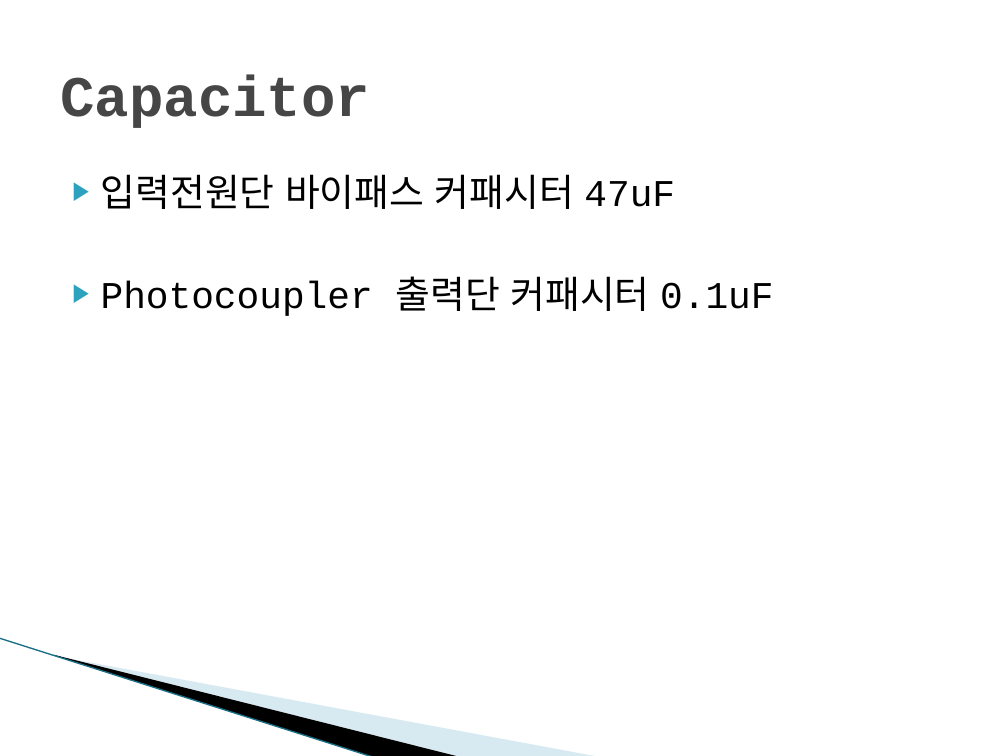
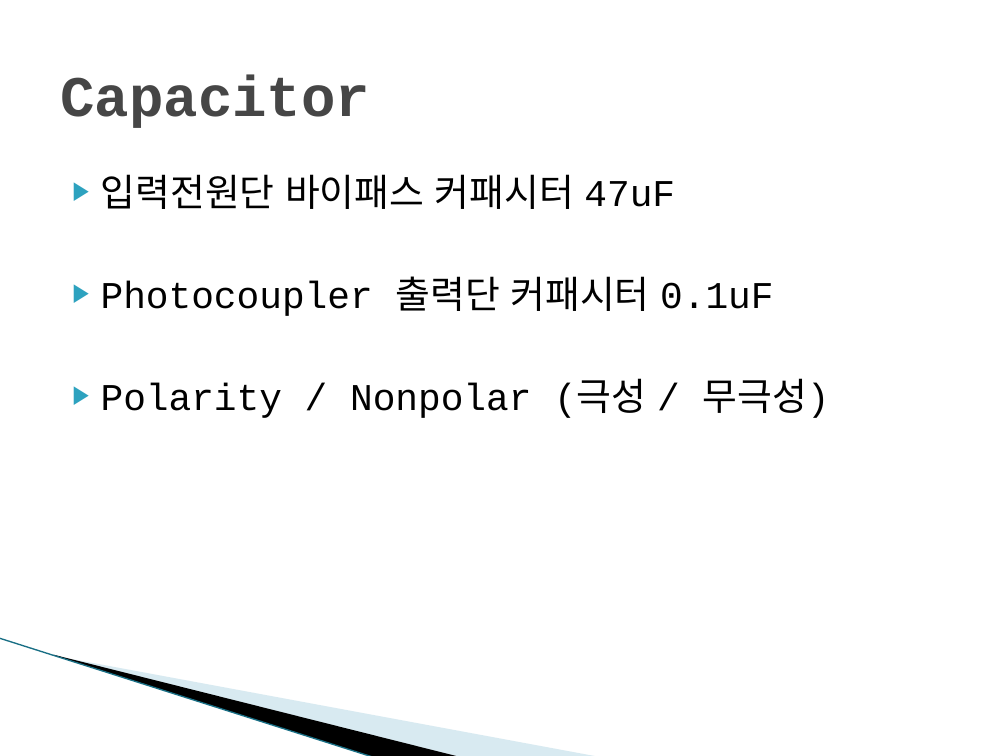
Before and after one commit to zerosaeng2/doc, a slide deck: slide 6 of EET. Presentation & Summary/회로설계.pptx (slide 5 before the commit). Drawn at 1008x756 pixels with LibreOffice and Linux fonts; fonts in the diff are those of the drawing; background and template pictures are left out. Boxes give left, top, right and bottom in pixels: in the first picture for what was removed or moved away, otherwise in the second. Text is boxed around its words. In the diff, an @@ line names an element or a change of style, - is before the commit and + after.

```diff
--- a/EET. Presentation & Summary/회로설계.pptx
+++ b/EET. Presentation & Summary/회로설계.pptx
@@ text at [350,378,829,418]: paragraph added @@
+▶ Polarity / Nonpolar (극성 / 무극성)
```
Also in this commit, not shown: 2 other slides changed, 1 slide added.
